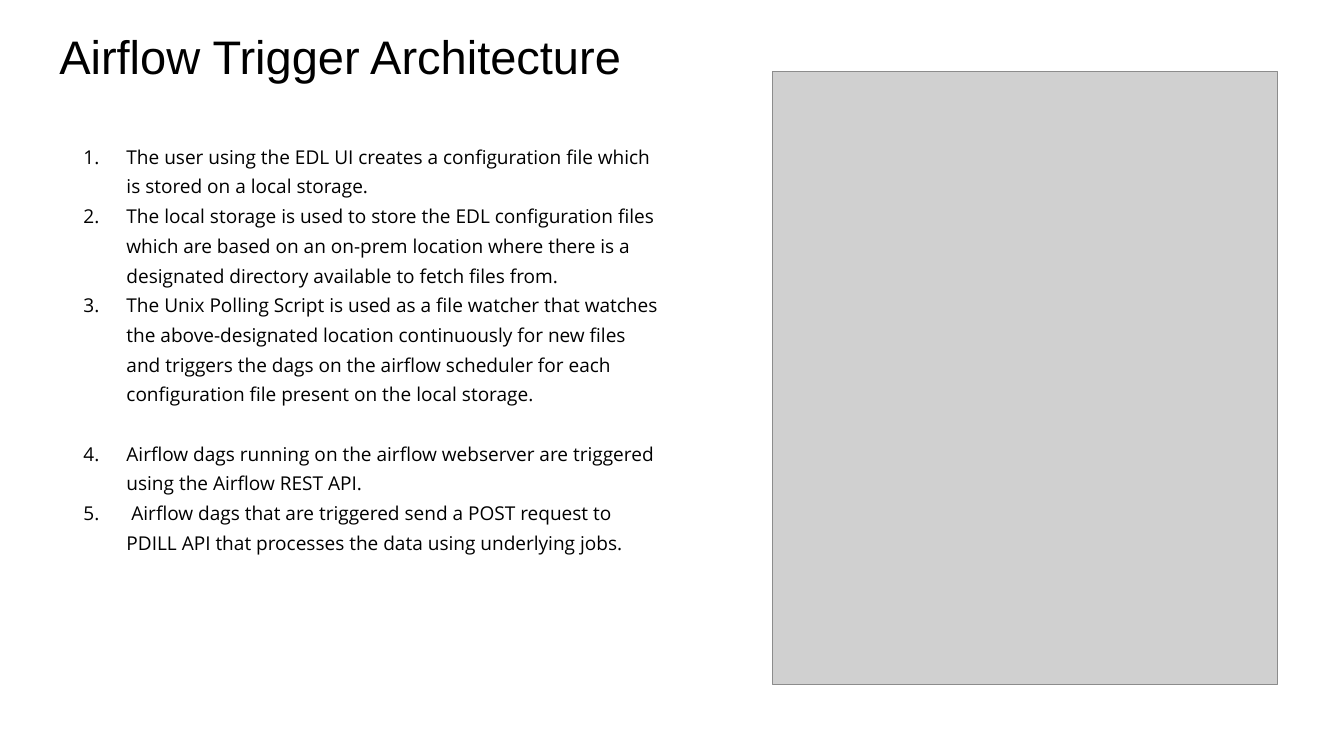
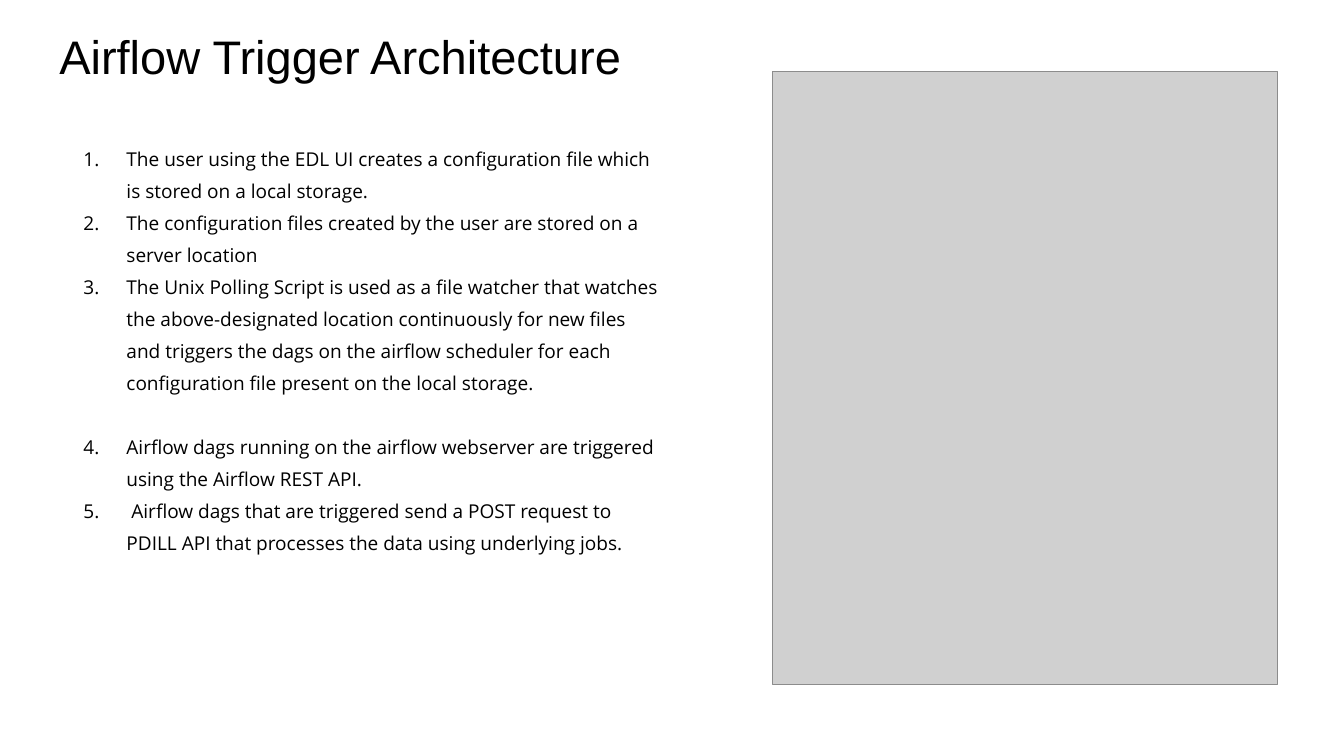
Before and after one commit to speedforcecompiler/stunning-goggles, a slide deck: slide 17 of Documents/AirflowSolution.pptx (slide 16 before the commit). Drawn at 1344x756 pixels with LibreOffice and Linux fonts; fonts in the diff are those of the drawing; grey boxes stand for pictures. Boxes give left, top, right and bottom in pixels: in the first picture for what was removed or moved away, otherwise in the second. Text is boxed around its words. In the diff, an @@ line names an element or a change of style, - is before the commit and + after.

Commit message:
Added Airflow PPT

```diff
--- a/Documents/AirflowSolution.pptx
+++ b/Documents/AirflowSolution.pptx
@@ text at [126, 151, 658, 555]: line spacing 1.3 to 1.4 @@
@@ text at [126, 215, 639, 263]: text changed @@
-2. The local storage is used to store the EDL configuration files which are based on an on-prem location where there is a designated directory available to fetch files from.
+2. The configuration files created by the user are stored on a server location
```
Also in this commit, not shown: 6 other slides changed, 1 slide added, 2 other files.
